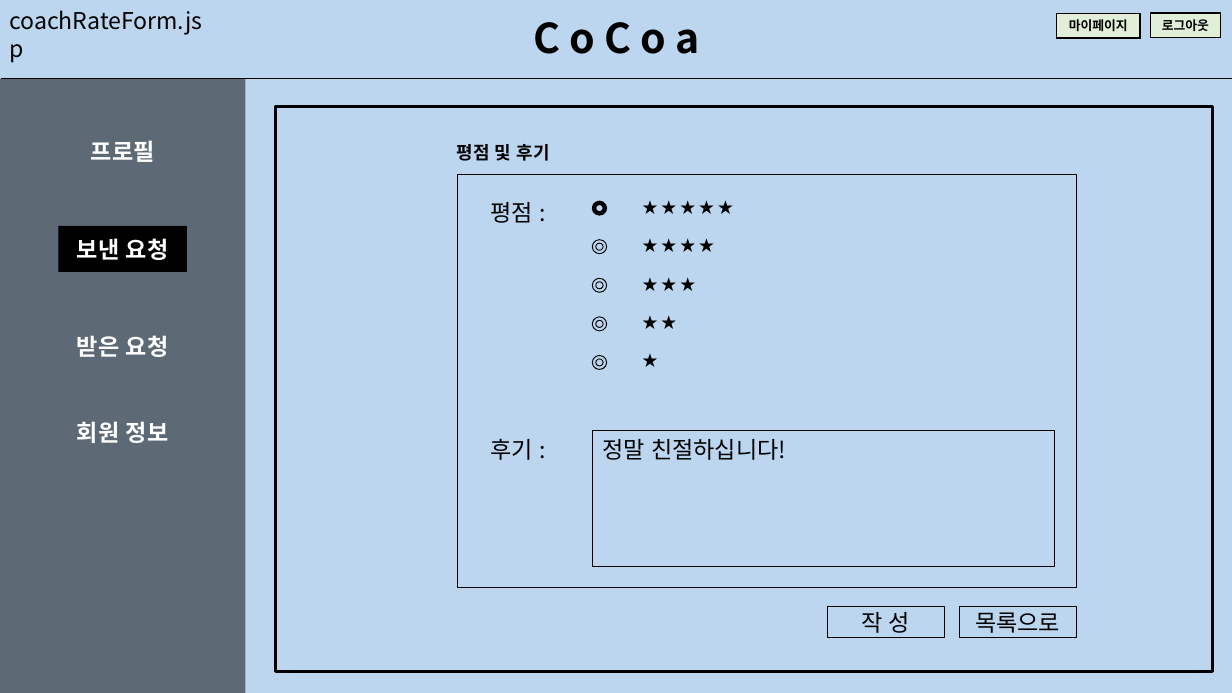
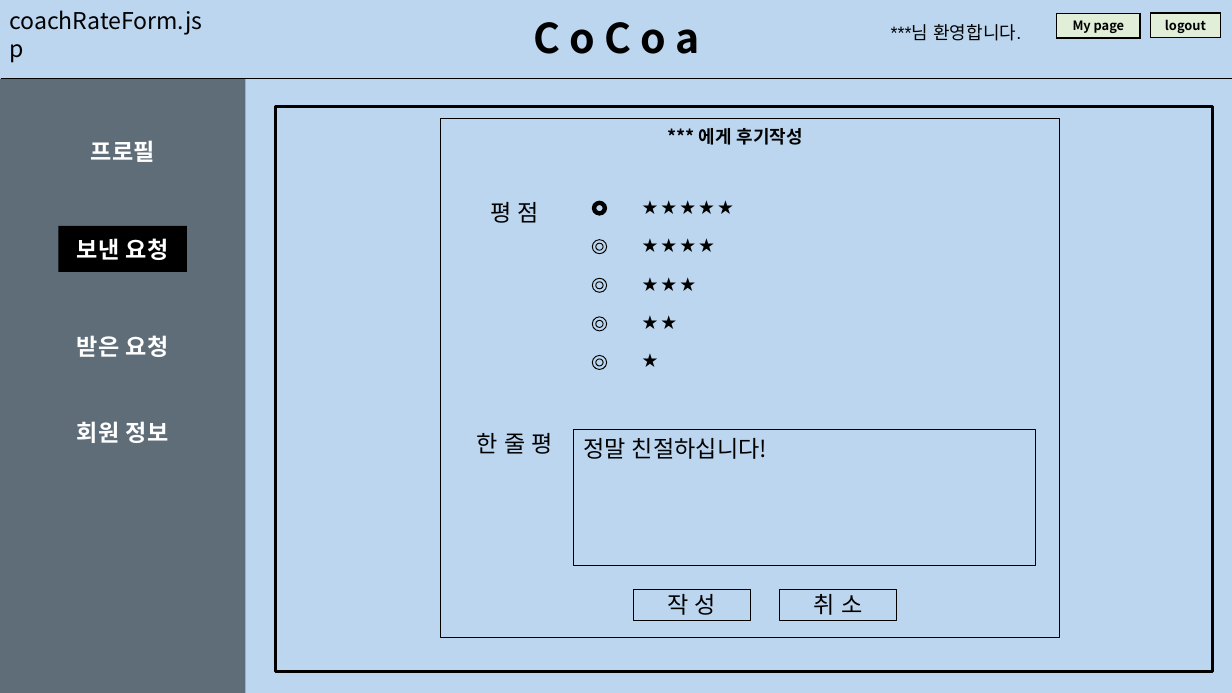
Before and after one commit to math-shpark/AI-Platform-Project-2021-CoCoa-, a slide deck: slide 20 of documents/UI.pptx (slide 15 before the commit). Drawn at 1232x693 pixels with LibreOffice and Linux fonts; fonts in the diff are those of the drawing. Boxes give left, top, right and bottom in pixels: in the first picture for what was removed or moved away, otherwise in the second. Text is boxed around its words. In the diff, an @@ line names an element or a change of style, - is before the commit and + after.

```diff
--- a/documents/UI.pptx
+++ b/documents/UI.pptx
@@ text added at (891, 24, 1021, 41), 14 pt, text #000000 @@
+***님 환영합니다.
@@ text in rectangle at (1073, 20, 1124, 33): text changed @@
-마이페이지
+My page
@@ text in rectangle at (1165, 19, 1206, 33): text changed @@
-로그아웃
+logout
@@ rectangle: place and size @@
-rectangle at (457, 175, 1077, 588)
+rectangle at (441, 118, 1060, 638)
@@ text removed at (457, 144, 549, 161) @@
-평점 및 후기
@@ text added at (699, 128, 803, 145), 14 pt, text #000000, bold @@
+*** 에게 후기작성
@@ text at (490, 202, 539, 223): text changed @@
-평점 :
+평 점
@@ text added at (476, 433, 553, 454), 18 pt, text #000000 @@
+한 줄 평
@@ text removed at (490, 438, 533, 460) @@
-후기 :
@@ rectangle "정말 친절하십니다!": place and size @@
-rectangle "정말 친절하십니다!" at (593, 431, 1055, 567)
+rectangle "정말 친절하십니다!" at (574, 430, 1035, 566)
@@ rectangle "작 성": place and size @@
-rectangle "작 성" at (827, 607, 945, 639)
+rectangle "작 성" at (633, 590, 750, 621)
@@ rectangle added at (780, 590, 897, 621), outline #000000 0.75 pt, 18 pt, text #000000 @@
+취 소
@@ rectangle removed at (959, 607, 1077, 639) @@
-목록으로
```
Also in this commit, not shown: 19 other slides changed, 14 slides added, 9 slides removed, 7 other files.
